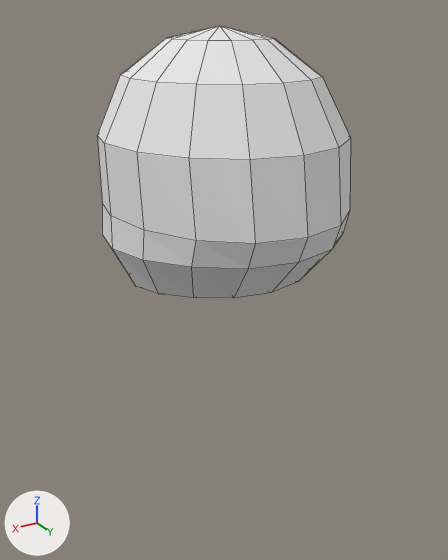
Renders of the Blender file Game.Ghost/Model/player.blend from each side of a commit.
Camera for both pictures: a 50 mm camera at (2.18, 3.62, 0.85) aimed at (-0.05, -0.08, -1.0). The axes (+X, +Y, +Z) are drawn at lower left. The lights are the same throughout. Mesh edges are drawn as thin lines.
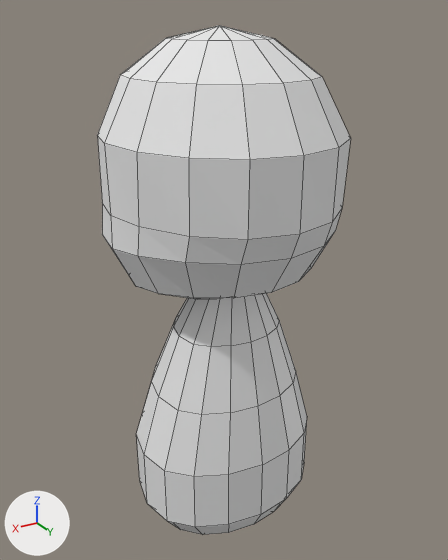
Commit message: building body

Where the change shows, as pixel boxes (x1, y1, x2, y2) in the pictures (448 x 560 px; the box of a moved part takes in the faces that stretch with it):
'Cube', reshaped: before (97, 26, 351, 298); after (97, 26, 351, 299)
'Cube.001', added: after (137, 293, 307, 534)
part 1 of me_cube, moved or reshaped: (104, 138, 351, 298) in both
part 2 of me_cube, moved or reshaped (not visible before): after (164, 294, 221, 299)

The change, as a diff of the scene's bpy script:
```diff
--- a/Game.Ghost/Model/player.blend.py
+++ b/Game.Ghost/Model/player.blend.py
@@ me_cube @@
 me_cube.from_pydata(...)  # 114 vertices, 128 faces; spans x -0.83..0.83, y -0.98..0.94, z -1.11..0.78
 # used by ob_cube; location = (0.0, 0.0, 0.0)
 # before: 13 (-0.32, 0.09, -0.96), 20 (-0.24, 0.21, -0.93), 28 (-0.12, 0.27, -0.9), 35 (0.0, 0.32, -0.9), 42 (0.13, 0.29, -0.9)
 # before: 50 (0.24, 0.21, -0.93), 57 (0.32, 0.09, -0.96)
+# me_cube part 1: all 14 vertices in x -0.76..0.76, y 0.29..0.94, z -0.55..-0.35 are moved by (0.0, -0.08, 0.0)
+# me_cube part 2
+for i in [13, 20, 28, 35, 42, 50, 57]: me_cube.vertices[i].co += Vector((0.0, 0.08, -0.01))
 me_cube.materials.append(mat_material)
@@ me_cube_001 @@
+me_cube_001.from_pydata(...)  # 114 vertices, 128 faces; spans x -0.72..0.72, y -0.72..0.56, z -3.15..-0.5
@@ ob_cube_001 @@
+ob_cube_001 = bpy.data.objects.new('Cube.001', me_cube_001)
+ob_cube_001.location = (0.0, 0.0, 0.0)
```
